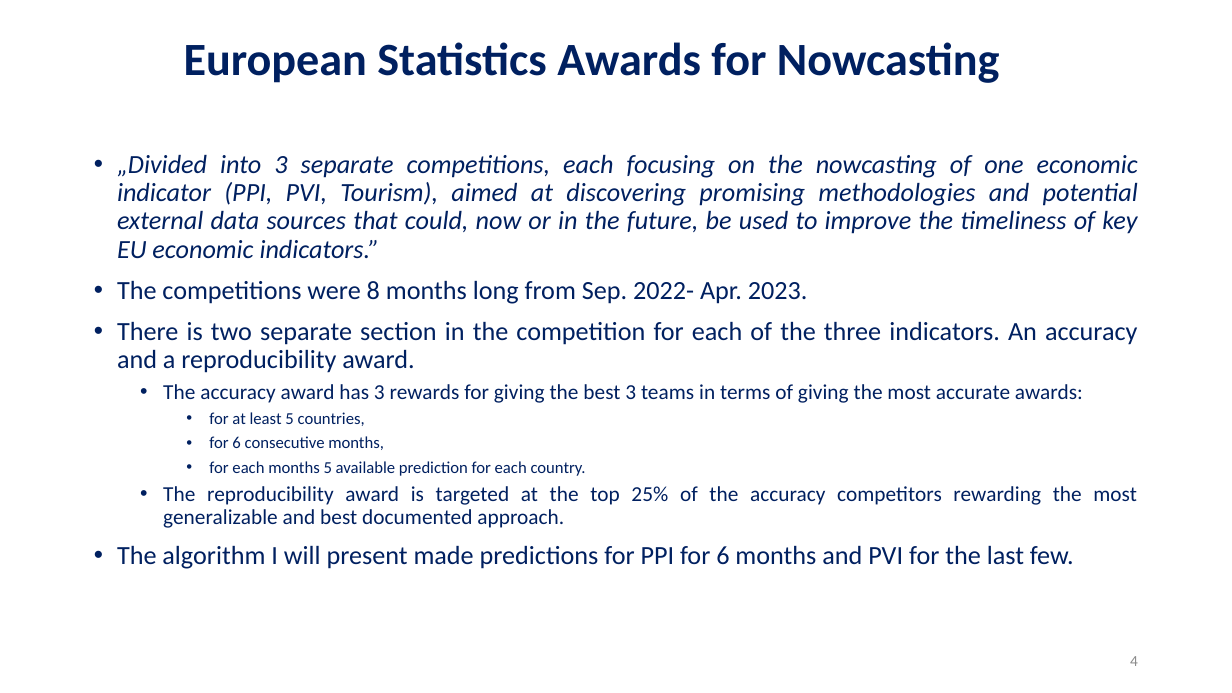
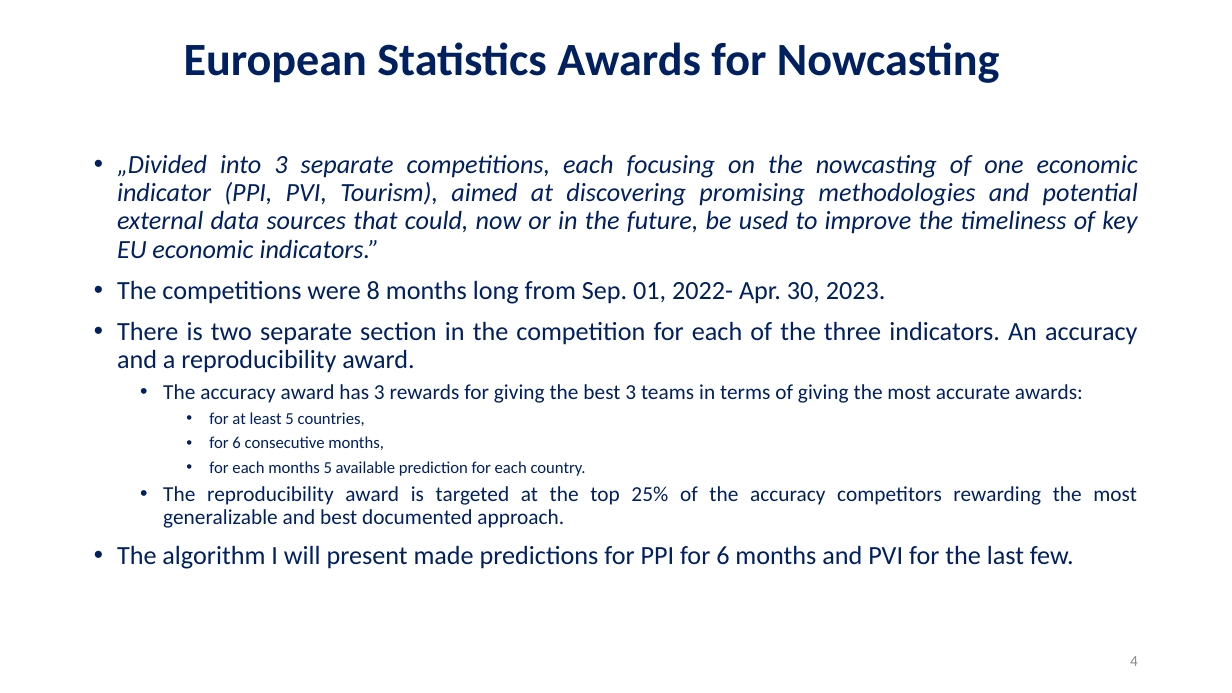
Before and after one commit to gergelyattilakiss/GASP, a slide deck: slide 4 of GASP_Gergely-Attila-Kiss.pptx. Drawn at 1232x693 pixels with LibreOffice and Linux fonts; fonts in the diff are those of the drawing; background and template pictures are left out. Boxes give left, top, right and bottom in pixels: in the first picture for what was removed or moved away, otherwise in the second. Text is boxed around its words. In the diff, an @@ line names an element or a change of style, - is before the commit and + after.

```diff
--- a/GASP_Gergely-Attila-Kiss.pptx
+++ b/GASP_Gergely-Attila-Kiss.pptx
@@ text at [117,280,886,304]: text changed @@
-• The competitions were 8 months long from Sep. 2022- Apr. 2023.
+• The competitions were 8 months long from Sep. 01, 2022- Apr. 30, 2023.
```
Also in this commit, not shown: 3 other slides changed, 1 slide added, 29 other files.
